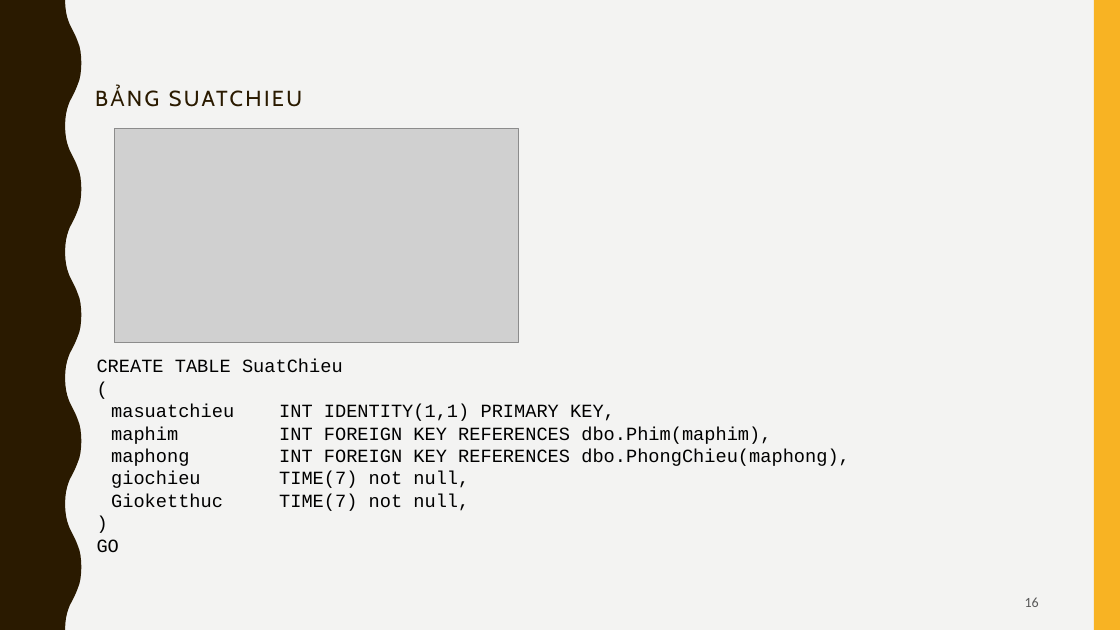
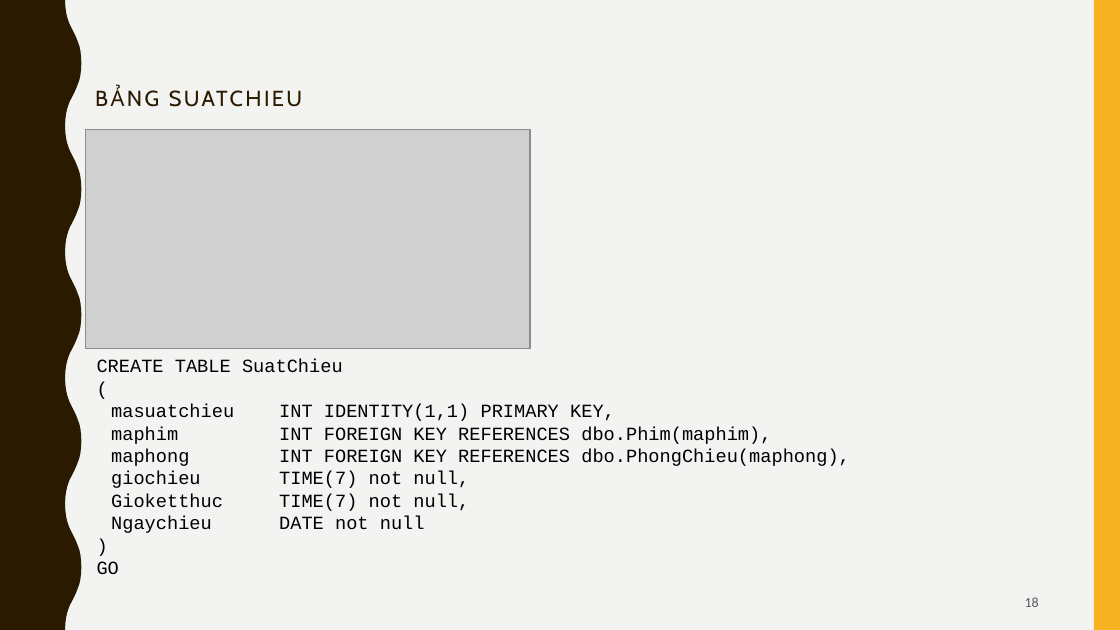
Before and after one commit to HieuThuan250396/Movie, a slide deck: slide 18 of Database/Report/CSDL.pptx (slide 16 before the commit). Drawn at 1120x630 pixels with LibreOffice and Linux fonts; fonts in the diff are those of the drawing; grey boxes stand for pictures. Boxes give left, top, right and bottom in pixels: in the first picture for what was removed or moved away, otherwise in the second. Text is boxed around its words. In the diff, an @@ line names an element or a change of style, - is before the commit and + after.

```diff
--- a/Database/Report/CSDL.pptx
+++ b/Database/Report/CSDL.pptx
@@ picture: place and size @@
-picture at (114,128,519,343)
+picture at (85,130,530,349)
@@ text at (111,516,425,533): paragraph added @@
+  Ngaychieu DATE not null
@@ page number at (1025,597,1039,607): text changed @@
-16
+18
```
Also in this commit, not shown: 10 other slides changed, 1 slide removed.
